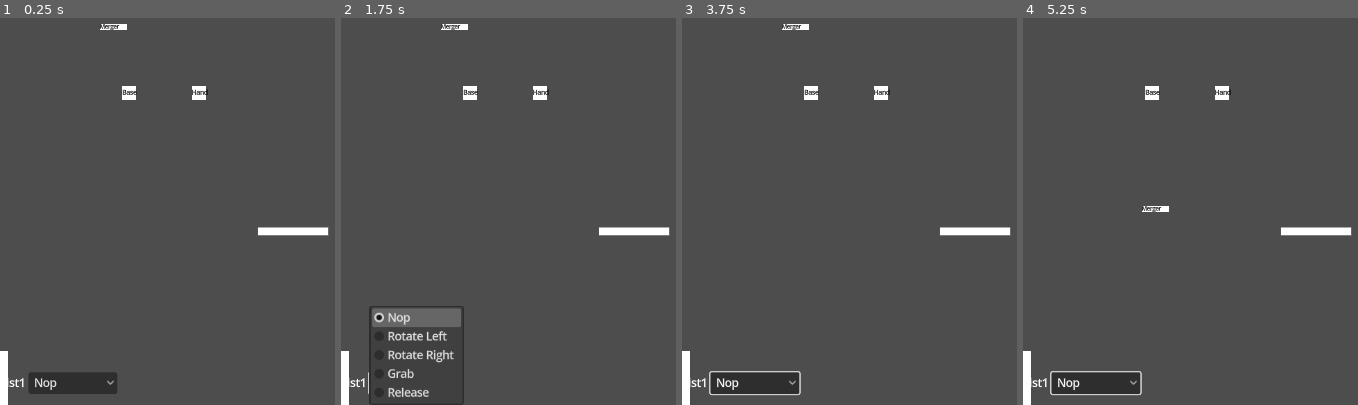
Above: before the commit, frames 1-4 (left to right).
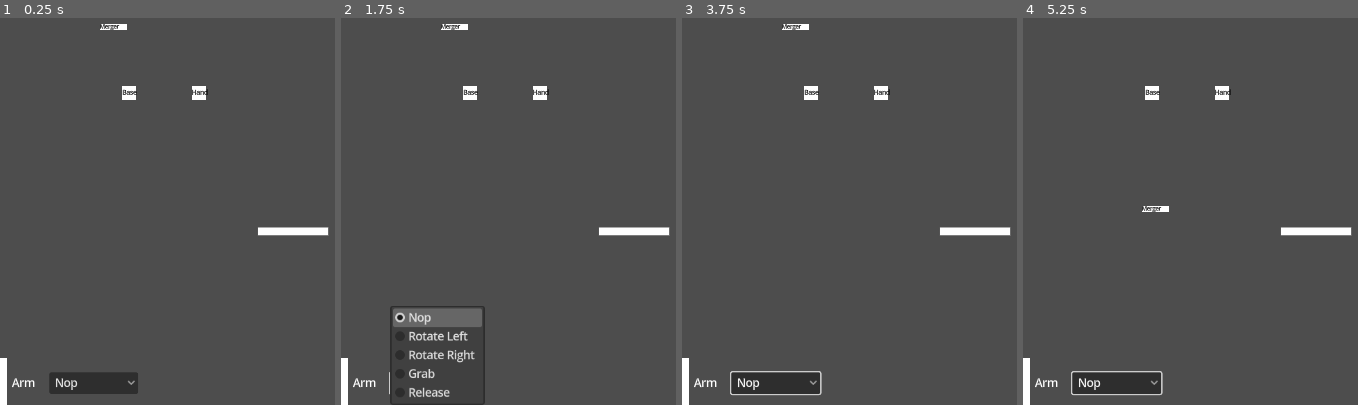
Above: after the commit, the same moments.

Repository: hpi-swa-lab/godot-pronto
Game: Godot game, scene res://prototypes/i4w1-opus-magnum/opus-magnum.tscn
Same seed, same stepped clock (60 frames per second), same inputs: the game is played once before the commit and once after it. The project has no main scene, so this scene is started directly.
Inputs (mouse positions are in pixels of both pictures, inside the frame that each line leads up to):
- Up to frame 1 (0.25 s): no input
- Up to frame 2 (1.75 s): click "Nop" at 0.5 s; tap Enter (ui_accept) at 1.25, 1.52 s; move the mouse to (outside the picture) at 1.27 s; hold Right (ui_right) from 1.28 s (still down); tap J at 1.35 s; click (outside the picture) at 1.42 s
- Up to frame 3 (3.75 s): release Right (ui_right) at 2 s; tap Enter (ui_accept) at 2, 2.75, 3.5 s; drag from (923, 203) to (755, 381) at 2.02 s; move the mouse to (outside the picture) at 2.77 s; hold Left (ui_left) 2.78-3.5 s; tap I at 2.85 s; drag from (outside the picture) to (795, 25) at 3.52 s
- Up to frame 4 (5.25 s): tap Enter (ui_accept) at 4.25, 4.52, 5 s; move the mouse to (outside the picture) at 4.27 s; hold Right (ui_right) 4.28-5 s; tap E at 4.35 s; drag from (1183, 110) to (1100, 401) at 5.02 s

The runs differ from the first frame. In frame 1, 0.9% of the frame differs, in the area x 0-42%, y 86-100%; in frame 2, 2.8%, in the area x 0-43%, y 74-100%; in frame 3, 1.1%; in frame 4, 1.1%.

Commit message:
clamp pc, add spaces to label

Diff:
--- a/prototypes/i4w1-opus-magnum/opus-magnum.tscn
+++ b/prototypes/i4w1-opus-magnum/opus-magnum.tscn
@@ -504,9 +504,8 @@
 @warning_ignore(\"unused_parameter\")
 func run(delta, from, to):
 	var marker = to.get_node(\"%PositionMarker\")
-	to.global_position.y = marker.global_position.y
-
-
+	to.global_position.x = max(10 / 2, min(to.get_viewport().size.x - 10 / 2, to.global_position.x))
+	to.global_position.y = marker.global_position.y + 10
 "
 
 [sub_resource type="Resource" id="Resource_pbkvm"]
@@ -641,7 +640,15 @@
 
 [node name="Label" type="Label" parent="ArmSpawner/Robot/Program"]
 layout_mode = 2
-text = "List1"
+text = "   "
+
+[node name="Label2" type="Label" parent="ArmSpawner/Robot/Program"]
+layout_mode = 2
+text = "Arm"
+
+[node name="Label3" type="Label" parent="ArmSpawner/Robot/Program"]
+layout_mode = 2
+text = "   "
 
 [node name="Instruction" type="OptionButton" parent="ArmSpawner/Robot/Program"]
 layout_mode = 2
@@ -737,7 +744,7 @@
 [node name="Placeholder" type="Node2D" parent="ProgramCounter"]
 position = Vector2(0, 500)
 script = ExtResource("1_cm6jg")
-placeholder_size = Vector2(31, 1000)
+placeholder_size = Vector2(10, 1000)
 keep_in_origin = false
 
 [node name="Always" type="Node2D" parent="ProgramCounter"]
